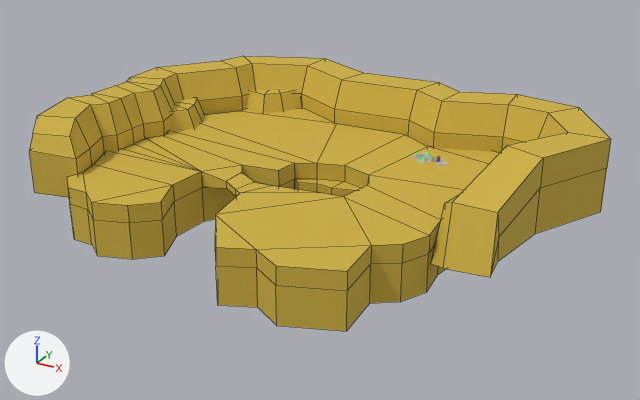
One commit to the FBX model Assets/Game/Models/MaquetaBase.FBX: the scene before it, then after it.
The view is the same before and after, from a 50 mm camera at (24.7, -63.1, 25.7) aimed at (-6.4, -6.5, -2.6). Every picture has the same lights, and +X, +Y and +Z are marked at lower left. Mesh edges are drawn as thin lines on the coarser meshes. Where no turn or scale is listed for an object, it has been applied to the vertices. Vertices at the same position are counted once.

The first picture shows 'terreno'.
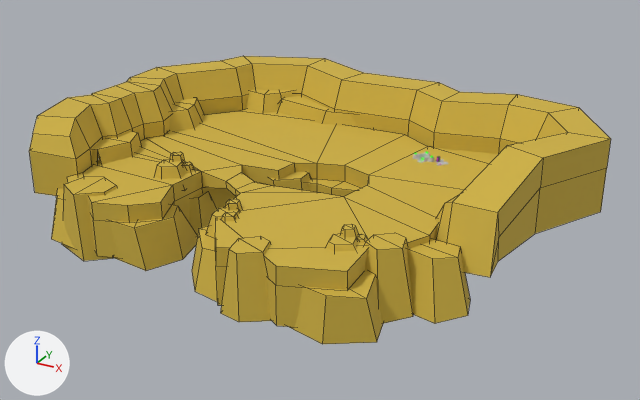
Location of each change, [x1, y1, x2, y2] in pixels of the pictures (640 x 400 px):
'terreno', reshaped
    before: [29, 56, 611, 331]
    after: [29, 56, 611, 344]
part 1 of me_mesh, built on
    before: [433, 101, 567, 153]
    after: [51, 101, 567, 344]
part 2 of me_mesh, added (yellow)
    after: [278, 96, 359, 127]

The change, as a list of edits to the scene's bpy script:
```text
Change me_mesh:
    used by ob_terreno; location = (-9.69, -9.85, 0.0)
    verts and faces of me_mesh; kept vertices keep their numbers, new ones are numbered from 325
    remove me_mesh.from_pydata(...)  # 325 vertices, 268 faces; spans x -18.4..23.5, y -12.0..20.7, z -4.3..3.8
    add me_mesh.from_pydata(...)  # 611 vertices, 444 faces; spans x -18.4..23.5, y -12.7..20.7, z -5.0..3.8
    me_mesh part 1
    4 vertices in x 14.5..17.3, y 13.5..14.0, z -0.7..1.3 move by (-0.1, -0.5, 0.0)
    3 vertices move from x 15.2..16.5, y -0.8..5.9, z -2.0..-0.7 to x 14.3..15.4, y -0.8..5.9, z -2.0..-0.7
    257 vertices are added at x -17.3..21.1, y -12.7..15.5, z -5.0..1.3
    6 new vertices lie (0.6, -0.2, 0.0) away from vertices in x -7.1..10.9, y -8.2..-3.7, z -0.5..0.9
    5 new vertices lie (2.0, -1.2, 0.0) away from vertices in x -11.8..-1.2, y -8.8..2.4, z -4.9..0.2
    5 new vertices lie (0.2, -0.7, 0.0) away from vertices in x -5.9..12.1, y -6.0..-1.3, z -0.8..-0.1
    168 new faces join them
    me_mesh part 2
    add verts[521] = (-7.3, 16.7, 1.1)
    add verts[522] = (-2.5, 18.7, 1.1)
    add verts[523] = (-3.8, 19.0, -2.0)
    add verts[524] = (-8.4, 17.1, -2.0)
    add verts[525] = (3.3, 17.0, 1.1)
    add verts[526] = (1.9, 17.2, -2.0)
    add verts[527] = (-1.7, 13.5, 1.1)  # pixel (325, 111)
    add verts[528] = (2.4, 14.4, 1.1)
    add verts[529] = (-7.0, 14.6, 1.1)  # pixel (281, 99)
    add verts[530] = (-2.5, 12.9, -2.0)
    add verts[531] = (3.1, 13.9, -2.0)
    add verts[532] = (-9.8, 13.9, -2.0)
    add verts[533] = (-7.6, 13.5, -2.0)
    add faces += [(521, 522, 523, 524), (522, 525, 526, 523), (522, 527, 528, 525), (521, 529, 527, 522), (527, 530, 531, 528), (525, 528, 531, 526)]
    add faces += [(527, 529, 533, 530), (521, 524, 532, 529)]
```
